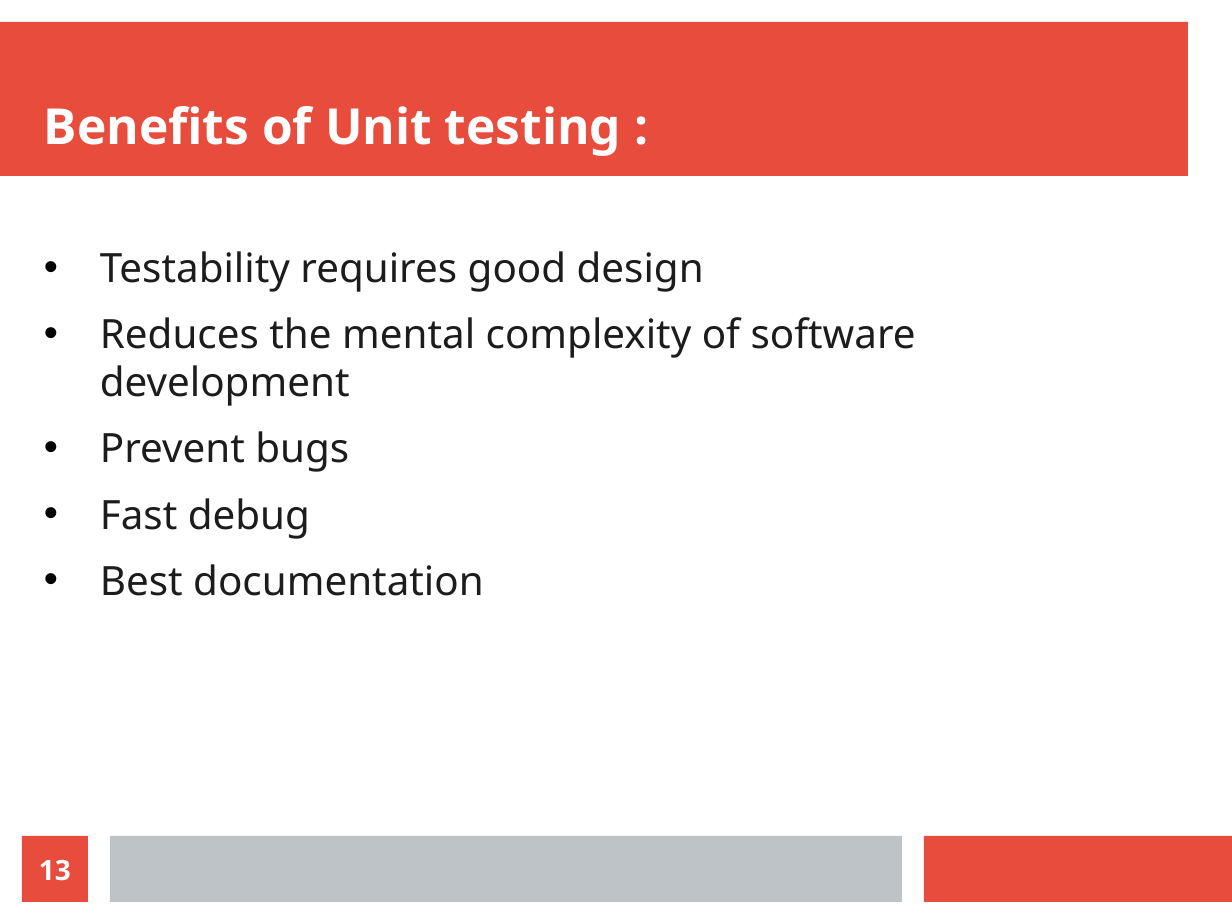
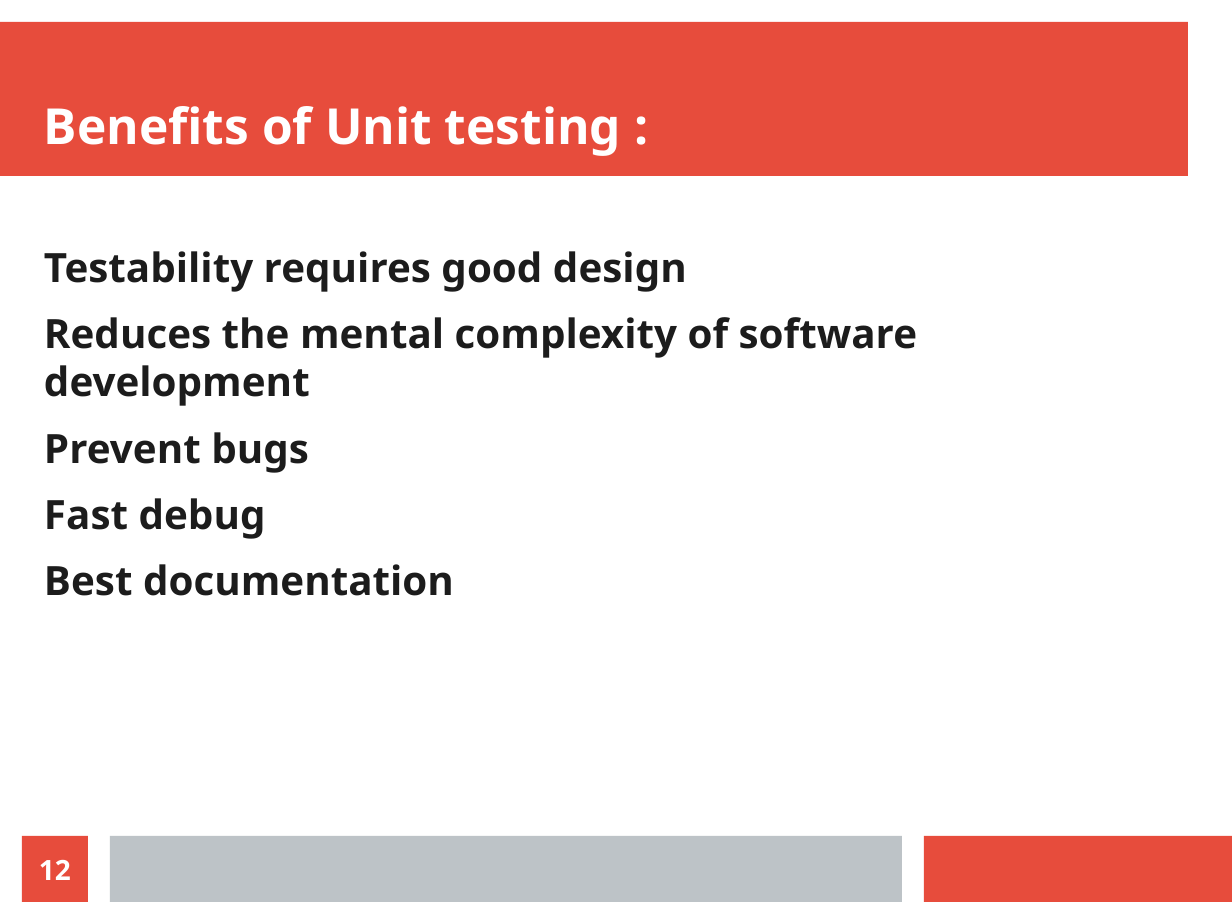
Before and after one commit to DineshArumug/Visteon_JUnit, a slide deck: slide 12 of Unit testing'.odp (slide 13 before the commit). Drawn at 1232x924 pixels with LibreOffice and Linux fonts; fonts in the diff are those of the drawing. Boxes give left, top, right and bottom in pixels: in the first picture for what was removed or moved away, otherwise in the second. Text is boxed around its words. In the diff, an @@ line names an element or a change of style, - is before the commit and + after.

```diff
--- a/Unit testing'.odp
+++ b/Unit testing'.odp
@@ text "Testability requires good design" at [44, 251, 917, 596]: bold on; bullet • to none @@
@@ page number at [39, 860, 71, 880]: text changed @@
-13
+12
```
Also in this commit, not shown: 11 other slides changed, 1 slide removed, 2 other files.
